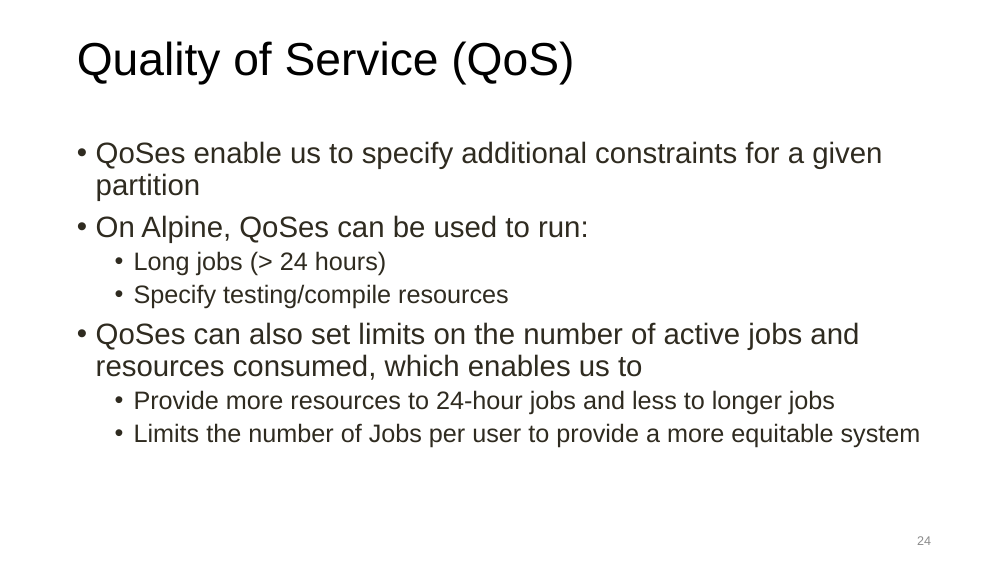
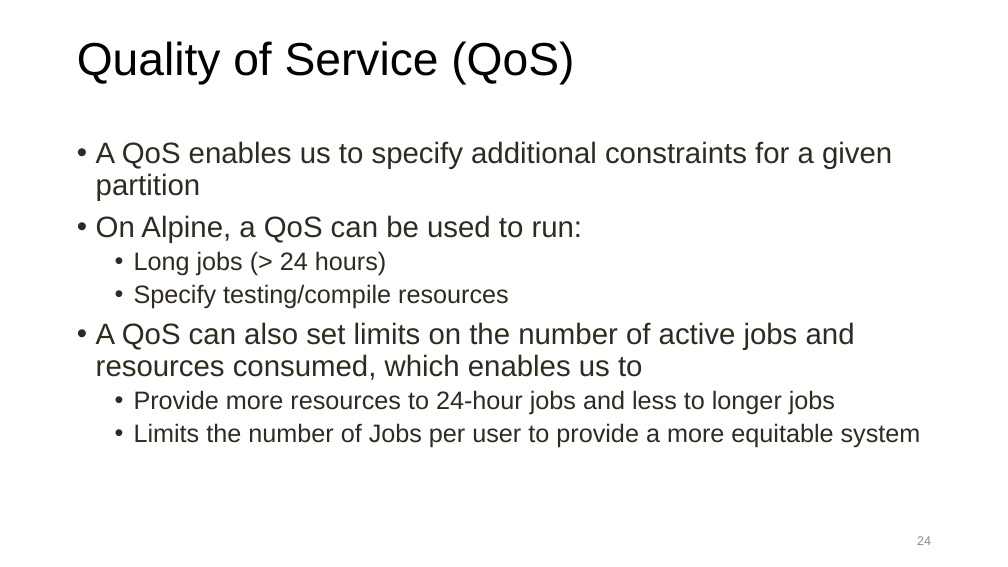
Before and after one commit to ResearchComputing/Getting_Started_With_Research_Computing, a slide deck: slide 24 of Command_Line_And_Job_Scheduling.pptx. Drawn at 1008x567 pixels with LibreOffice and Linux fonts; fonts in the diff are those of the drawing; background and template pictures are left out. Boxes give left, top, right and bottom in pixels: in the first picture for what was removed or moved away, otherwise in the second. Text is boxed around its words. In the diff, an @@ line names an element or a change of style, - is before the commit and + after.

```diff
--- a/Command_Line_And_Job_Scheduling.pptx
+++ b/Command_Line_And_Job_Scheduling.pptx
@@ text at [96,141,892,243]: text changed @@
-• QoSes enable us to specify additional constraints for a given partition
-• On Alpine, QoSes can be used to run:
+• A QoS enables us to specify additional constraints for a given partition
+• On Alpine, a QoS can be used to run:
@@ text at [96,322,855,380]: text changed @@
-• QoSes can also set limits on the number of active jobs and resources consumed, which enables us to
+• A QoS can also set limits on the number of active jobs and resources consumed, which enables us to
```
Also in this commit, not shown: 1 other file.
